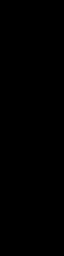
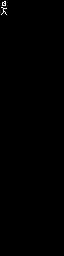
Comparing the layer stacks of the two 64 × 256 images. Changes:
painted on "Background" over left=1, top=1, right=7, bottom=15
